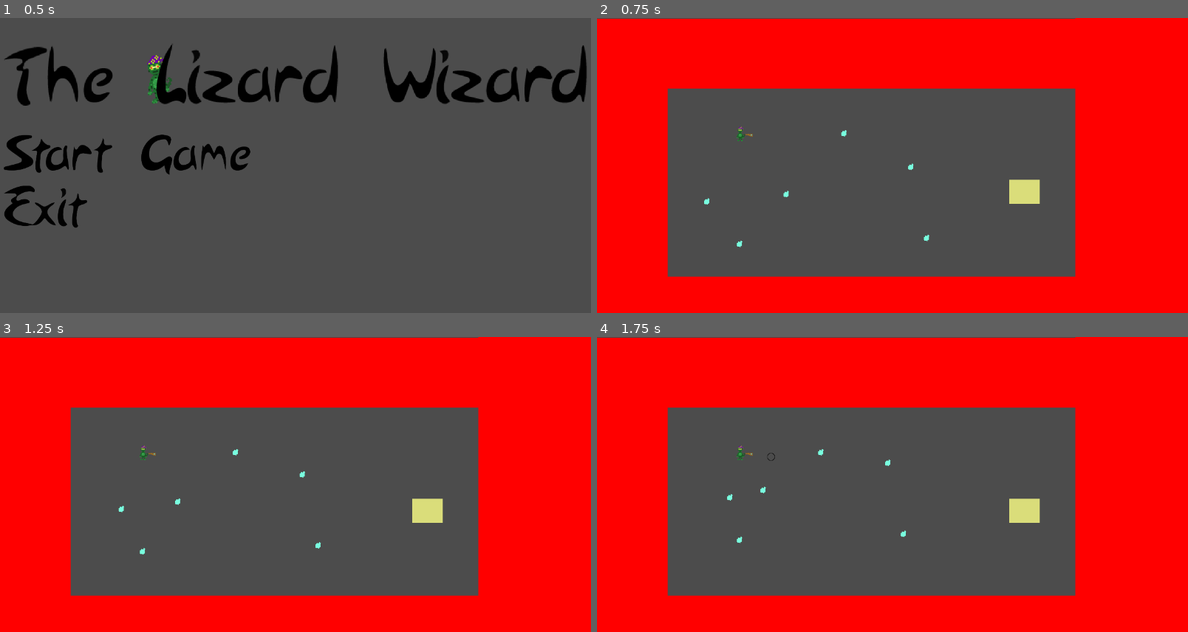
Above: before the commit, frames 1-4 (two rows, left to right).
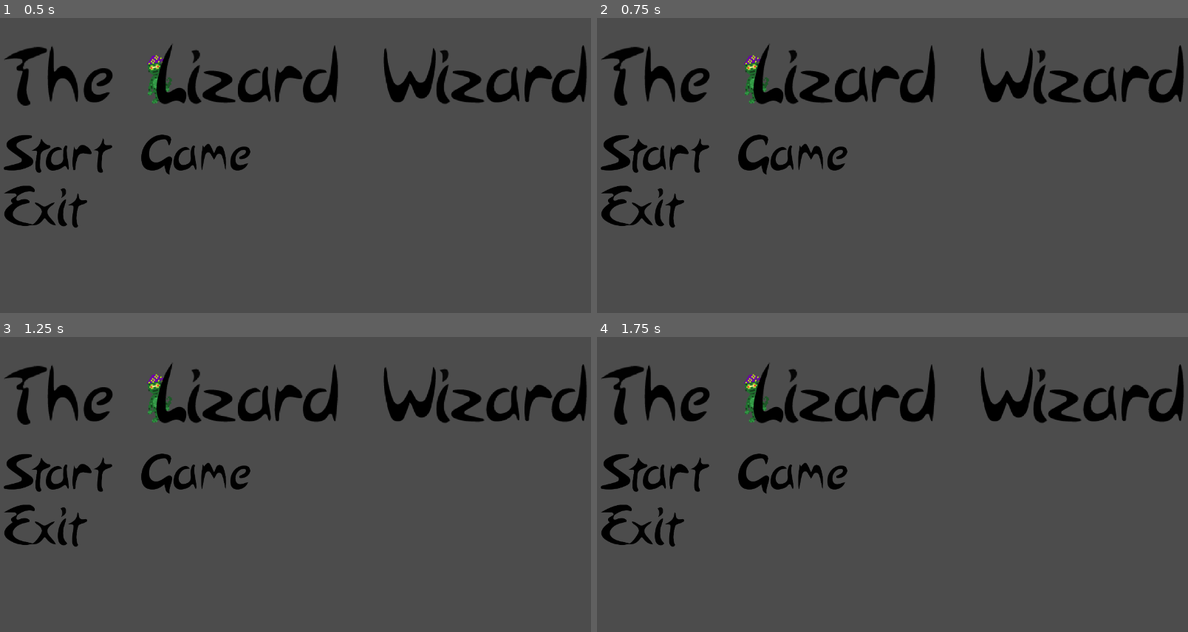
Above: after the commit, the same moments.

Repository: bentuttle2000/Game-Jam-F2021-2pm
Game: Godot game, scene res://Stages/StartScreen.tscn
Same seed, same stepped clock (60 frames per second), same inputs: the game is played once before the commit and once after it.
Inputs (mouse positions are in pixels of both pictures, inside the frame that each line leads up to):
- Up to frame 1 (0.5 s): no input
- Up to frame 2 (0.75 s): click (892, 153) at 0.5 s
- Up to frame 3 (1.25 s): no input
- Up to frame 4 (1.75 s): click (892, 472) at 1.27 s

Frame 1 is identical in both runs. In frame 2, 59% of the frame differs, in the area x 0-100%, y 0-100%; in frame 3, 59%; in frame 4, 59%.

Commit message:
Revert "Merged with Jacob"
This reverts commit 0122de7a67e161dd29a507565b79527a3449b5c3.

Diff:
--- a/GameJam/Objects/Player.gd
+++ /dev/null
@@ -1,16 +0,0 @@
-extends KinematicBody2D
-
-
-# Declare member variables here. Examples:
-# var a = 2
-# var b = "text"
-
-
-# Called when the node enters the scene tree for the first time.
-func _ready():
-	pass # Replace with function body.
-
-
-# Called every frame. 'delta' is the elapsed time since the previous frame.
-#func _process(delta):
-#	pass
--- a/GameJam/Objects/Player.tscn
+++ b/GameJam/Objects/Player.tscn
@@ -1,7 +1,6 @@
 [gd_scene load_steps=13 format=2]
 
-[ext_resource path="res://Assets/player Sprites/lizardwizard_1.png" type="Texture" id=1]
-[ext_resource path="res://Scripts/Player.gd" type="Script" id=2]
+
 [ext_resource path="res://Objects/Wand.tscn" type="PackedScene" id=3]
 [ext_resource path="res://Assets/player Sprites/lizardwizard_2.png" type="Texture" id=4]
 [ext_resource path="res://Assets/player Sprites/lizardwizard_0.png" type="Texture" id=5]
@@ -11,31 +10,7 @@
 [ext_resource path="res://Assets/player Sprites/playerDeath_3.png" type="Texture" id=9]
 [ext_resource path="res://Assets/player Sprites/playerDeath_2.png" type="Texture" id=10]
 
-[sub_resource type="RectangleShape2D" id=1]
-extents = Vector2( 10.1725, 15.6982 )
 
-[sub_resource type="SpriteFrames" id=2]
-animations = [ {
-"frames": [ ExtResource( 1 ) ],
-"loop": true,
-"name": "IdleUp",
-"speed": 5.0
-}, {
-"frames": [ ExtResource( 5 ) ],
-"loop": true,
-"name": "IdleDown",
-"speed": 5.0
-}, {
-"frames": [ ExtResource( 4 ) ],
-"loop": true,
-"name": "IdleRight",
-"speed": 5.0
-}, {
-"frames": [ ExtResource( 6 ), ExtResource( 7 ), ExtResource( 10 ), ExtResource( 9 ), ExtResource( 8 ) ],
-"loop": false,
-"name": "Dead",
-"speed": 12.0
-} ]
 
 [node name="Player" type="KinematicBody2D"]
 script = ExtResource( 2 )
--- a/GameJam/Stages/StartScreen.tscn
+++ b/GameJam/Stages/StartScreen.tscn
@@ -28,7 +28,7 @@
 [node name="VBoxContainer" type="VBoxContainer" parent="MarginContainer"]
 margin_top = 100.0
 margin_right = 2570.0
-margin_bottom = 829.0
+margin_bottom = 842.0
 size_flags_horizontal = 4
 custom_constants/separation = 115
 
